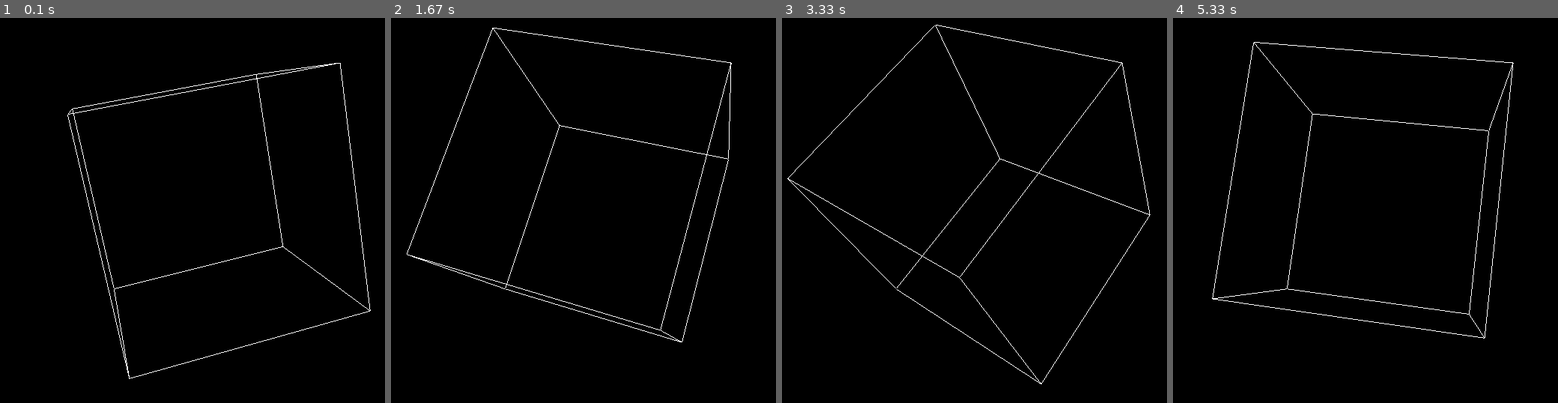
Above: before the commit, frames 1-4 (left to right).
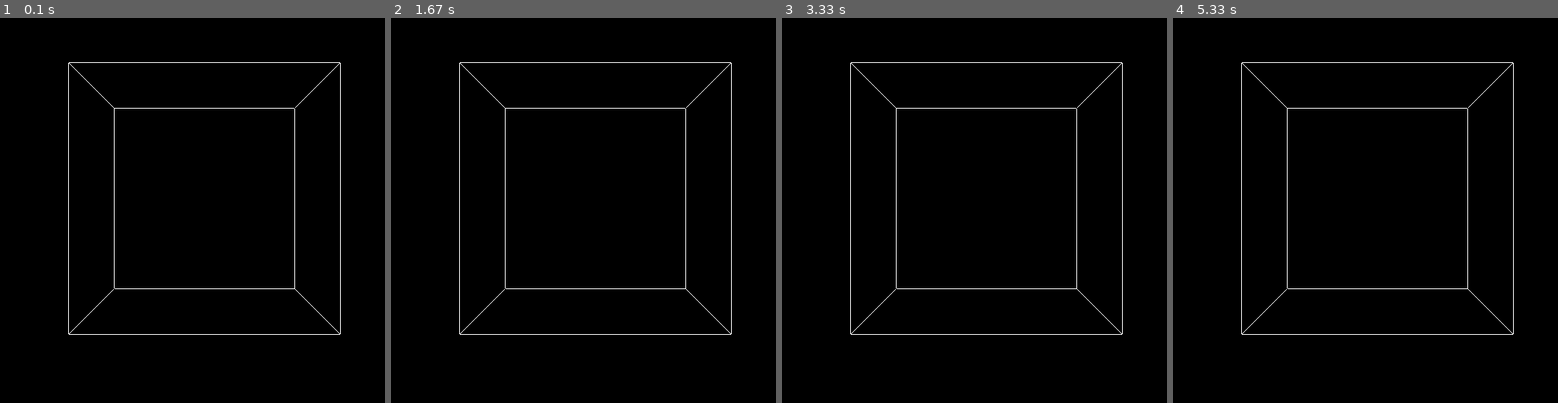
Above: after the commit, the same moments.

Repository: antonioam82/ejercicios-python
Game: pygame game, started from manipulate_cube_rotation.py
Two runs of this game, one before a commit and one after it. Both use one fixed random seed, a clock stepped at 60 frames per second and the inputs below.
Inputs:
- Up to frame 1 (0.1 s): no input
- Up to frame 2 (1.67 s): no input
- Up to frame 3 (3.33 s): no input
- Up to frame 4 (5.33 s): no input

The runs differ from the first frame. In frame 1, 2.0% of the frame differs, in the area x 17-97%, y 11-94%; in frame 2, 2.0%; in frame 3, 1.9%; in frame 4, 2.0%, in the area x 10-89%, y 6-84%.

Commit message:
Update manipulate_cube_rotation.py

Diff:
--- a/manipulate_cube_rotation.py
+++ b/manipulate_cube_rotation.py
@@ -48,11 +48,11 @@
 
     glRotatef(0, 0, 0, 0)
 
-    x=1
-    y=1
-    z=1
-    m=2
-
+    x=0
+    y=0
+    z=0
+    m=0
+    #c=0
     while True:
         for event in pygame.event.get():
             if event.type == pygame.QUIT:
@@ -82,7 +82,12 @@
 
         glRotatef(m, x, y, z)#(1, 3, 1, 1)
         glClear(GL_COLOR_BUFFER_BIT|GL_DEPTH_BUFFER_BIT)
-
+        #b+=0.001
+        #c+=1
+        #print(c)
+        #if c == 600:
+            #n=n*(-1)
+            #c=0
         Cube()
         pygame.display.flip()
         pygame.time.wait(10)
